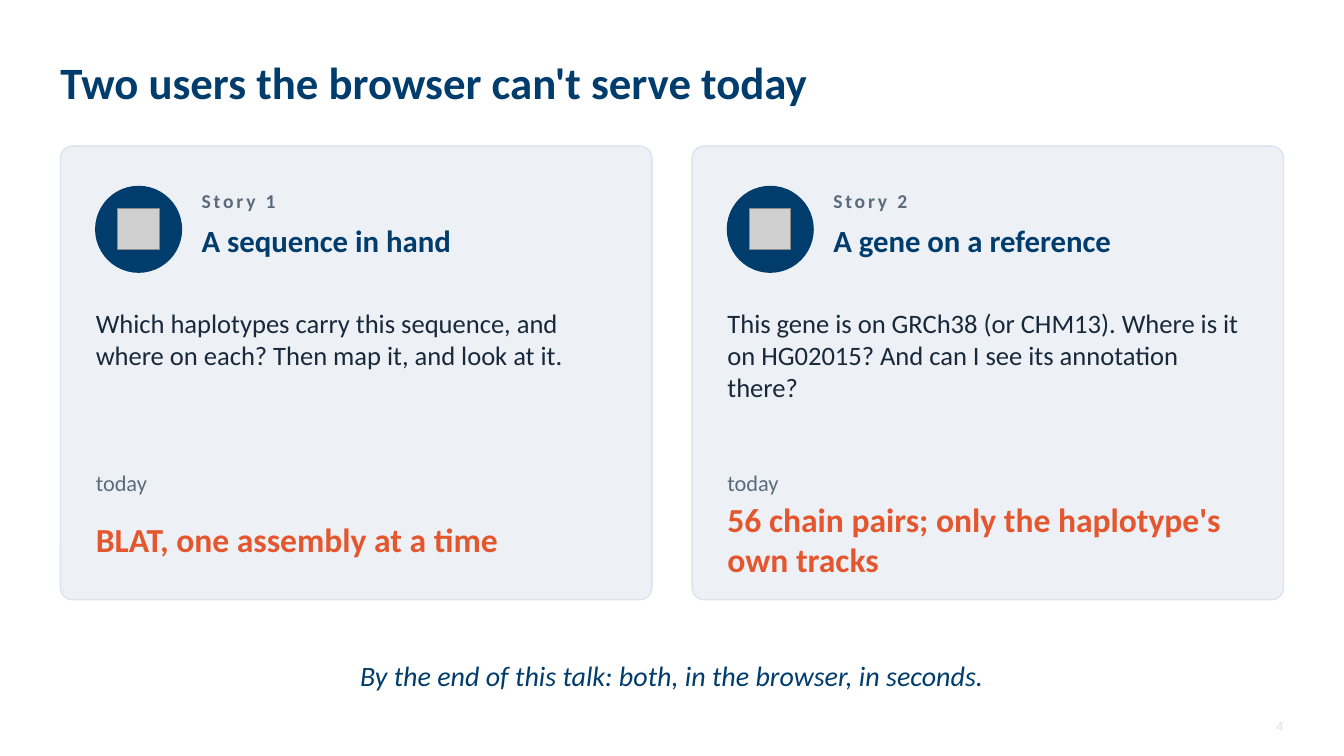
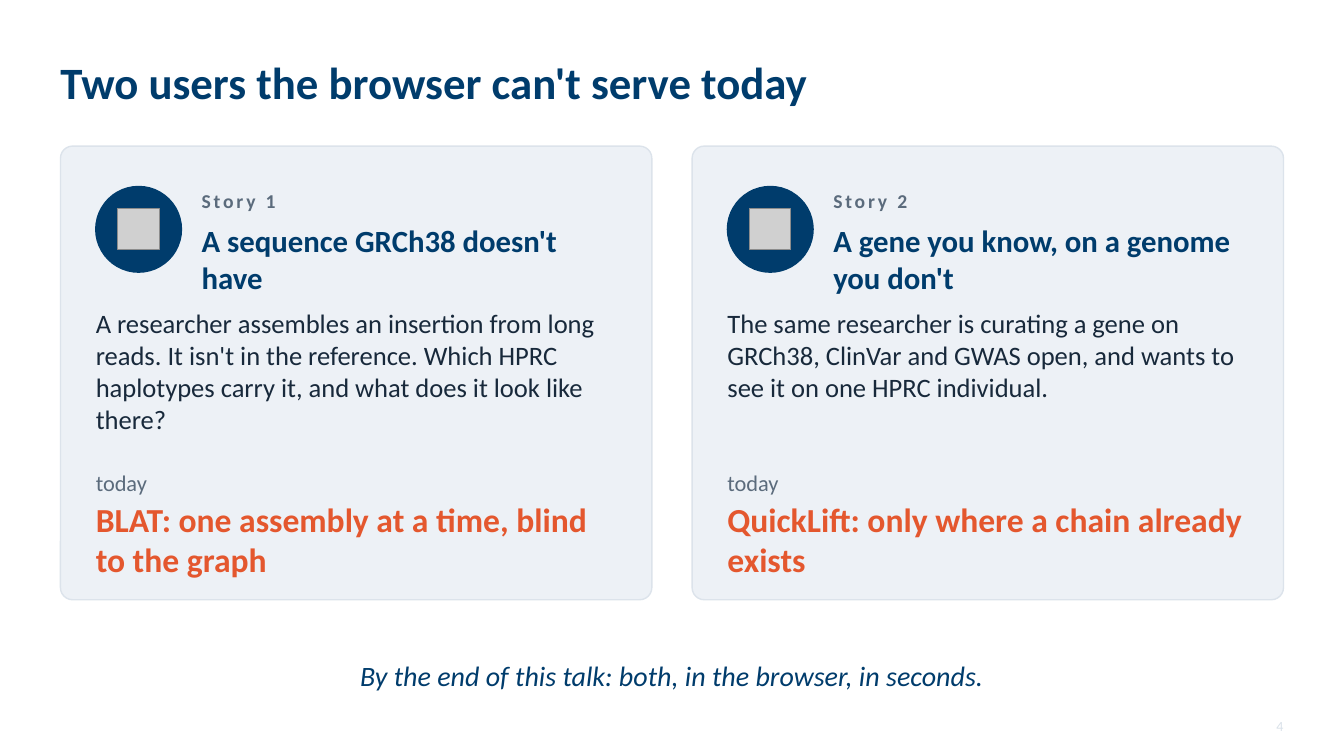
Before and after one commit to parsaeskandar/hprc_2026_poster, a slide deck: slide 4 of talk/HPRC2026_talk.pptx. Drawn at 1344x756 pixels with LibreOffice and Linux fonts; fonts in the diff are those of the drawing; grey boxes stand for pictures. Boxes give left, top, right and bottom in pixels: in the first picture for what was removed or moved away, otherwise in the second. Text is boxed around its words. In the diff, an @@ line names an element or a change of style, - is before the commit and + after.

Commit message:
Talk: elaborate the two user stories (insertion absent from GRCh38; gene known on a reference), add QuickLift-today slide, fold hgConvert into the convert slide

```diff
--- a/talk/HPRC2026_talk.pptx
+++ b/talk/HPRC2026_talk.pptx
@@ text at [202,230,557,290]: text changed @@
-A sequence in hand
+A sequence GRCh38 doesn't have
@@ text at [833,230,1230,294]: text changed @@
-A gene on a reference
+A gene you know, on a genome you don't
@@ text at [96,314,595,429]: text changed @@
-Which haplotypes carry this sequence, and where on each? Then map it, and look at it.
+A researcher assembles an insertion from long reads. It isn't in the reference. Which HPRC haplotypes carry it, and what does it look like there?
@@ text at [727,314,1234,397]: text changed @@
-This gene is on GRCh38 (or CHM13). Where is it on HG02015? And can I see its annotation there?
+The same researcher is curating a gene on GRCh38, ClinVar and GWAS open, and wants to see it on one HPRC individual.
@@ text at [96,508,587,578]: text changed @@
-BLAT, one assembly at a time
+BLAT: one assembly at a time, blind to the graph
@@ text at [727,508,1242,573]: text changed @@
-56 chain pairs; only the haplotype's own tracks
+QuickLift: only where a chain already exists
```
Also in this commit, not shown: 4 other slides changed, 1 slide added, 1 slide removed, 6 other files.
